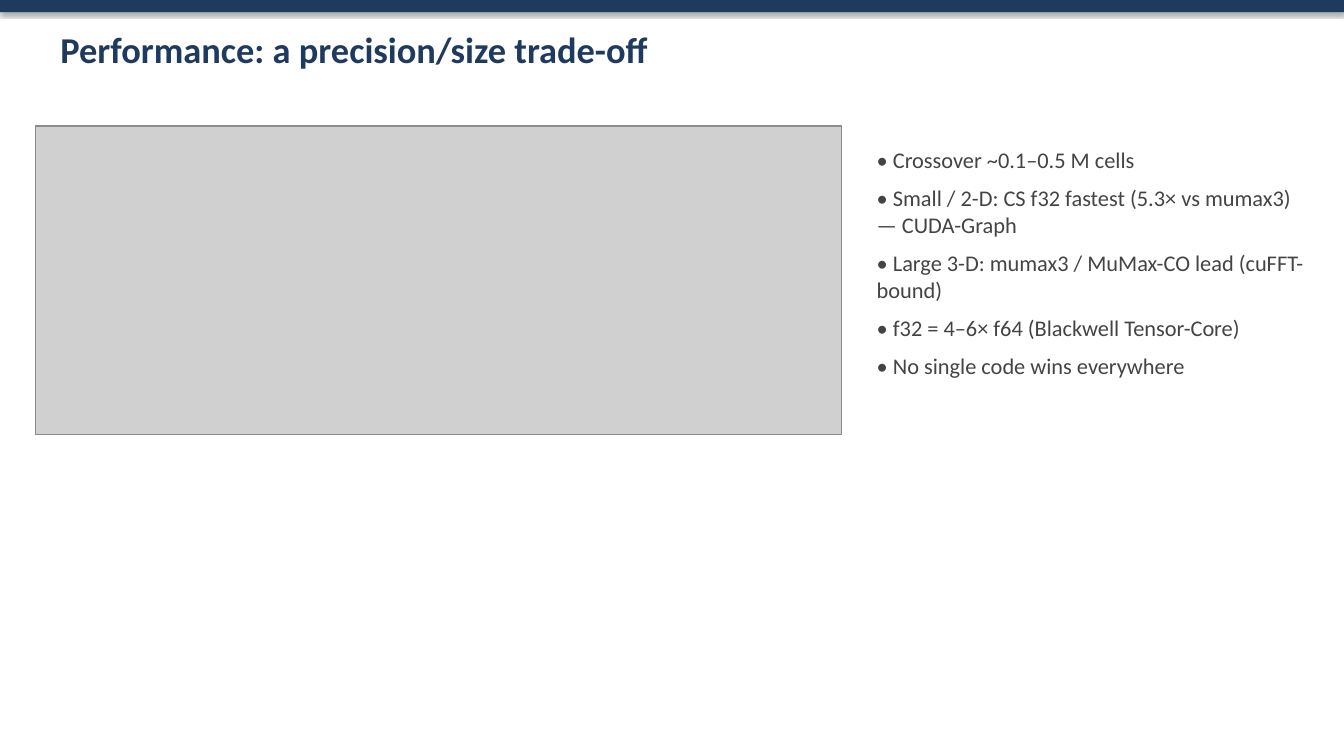
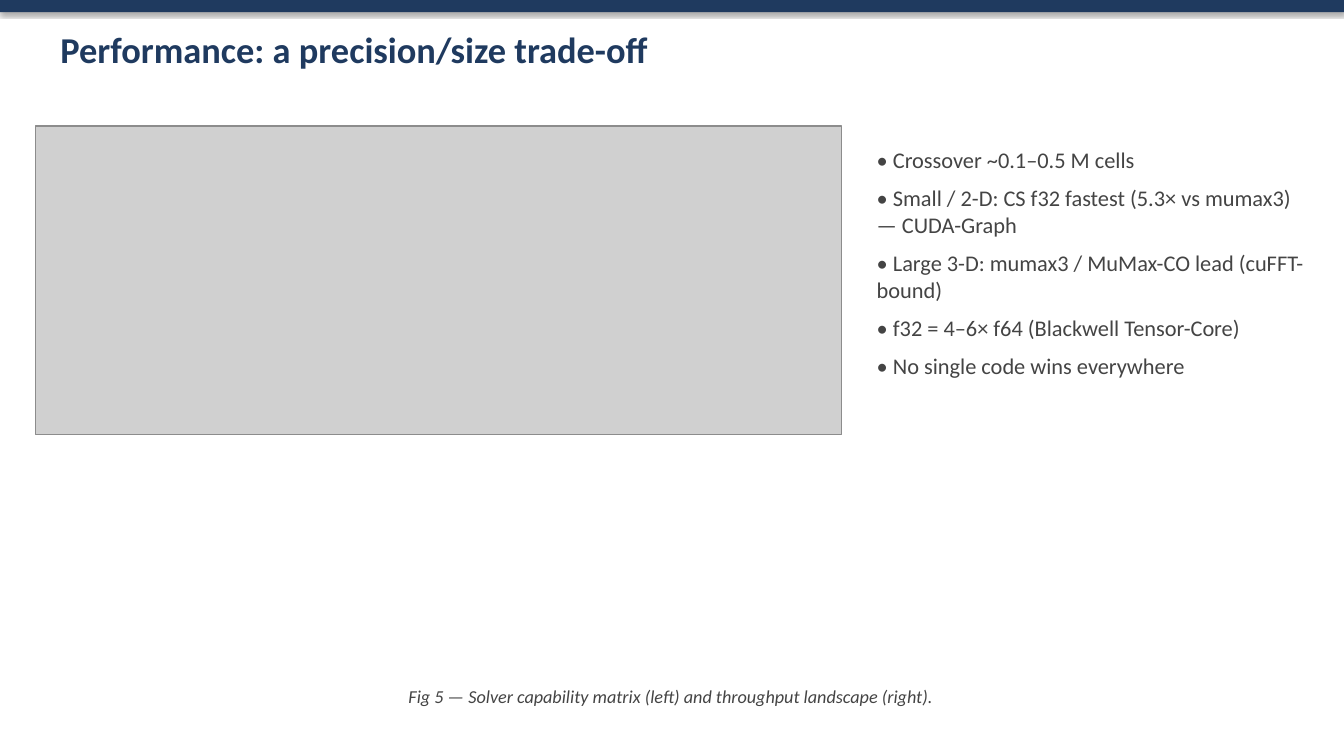
Before and after one commit to mirryou-maker/Claude-SpinDynamics, a slide deck: slide 8 of paper/Claude-SD_talk.pptx. Drawn at 1344x756 pixels with LibreOffice and Linux fonts; fonts in the diff are those of the drawing; grey boxes stand for pictures. Boxes give left, top, right and bottom in pixels: in the first picture for what was removed or moved away, otherwise in the second. Text is boxed around its words. In the diff, an @@ line names an element or a change of style, - is before the commit and + after.

```diff
--- a/paper/Claude-SD_talk.pptx
+++ b/paper/Claude-SD_talk.pptx
@@ text added at (x1=408, y1=690, x2=933, y2=706), 13 pt, text #444444, italic @@
+Fig 5 — Solver capability matrix (left) and throughput landscape (right).
```
Also in this commit, not shown: 6 other slides changed, 1 other file.
